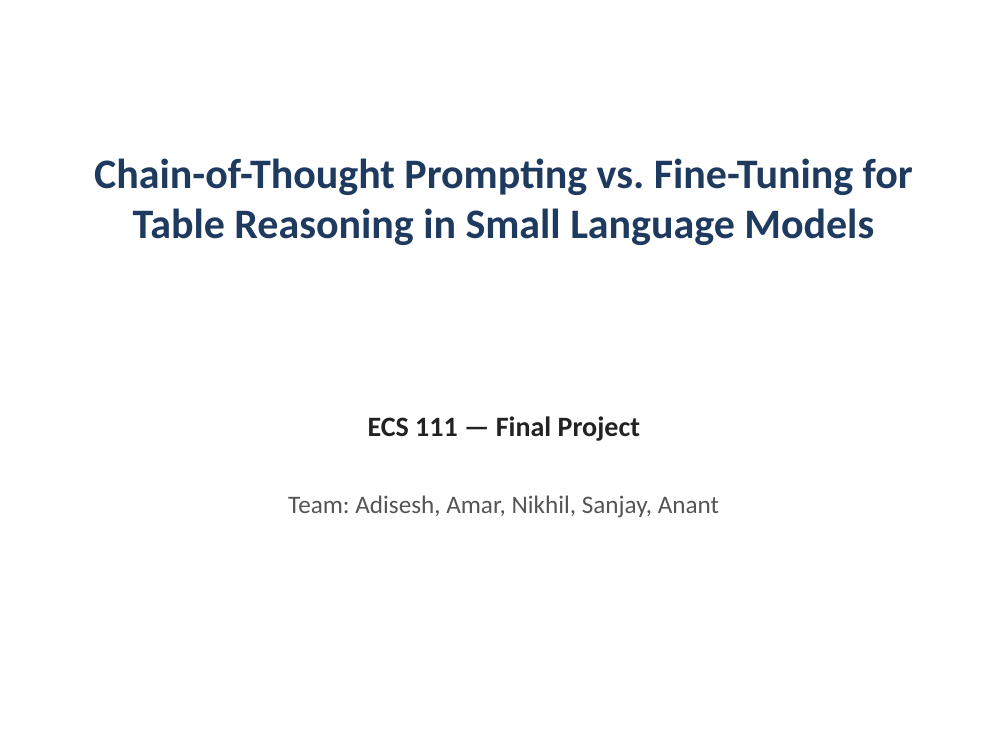
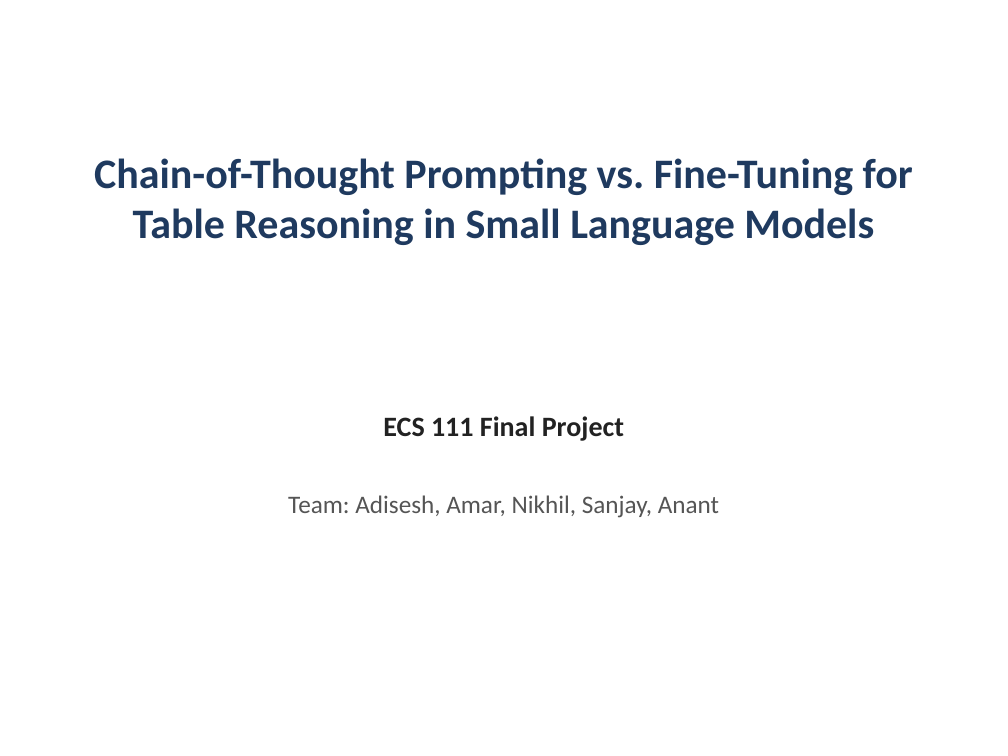
Before and after one commit to adiseshvsanklapur/ECS111FinalProject, a slide deck: slide 1 of slides/ECS111_slides.pptx. Drawn at 1008x756 pixels with LibreOffice and Linux fonts; fonts in the diff are those of the drawing. Boxes give left, top, right and bottom in pixels: in the first picture for what was removed or moved away, otherwise in the second. Text is boxed around its words. In the diff, an @@ line names an element or a change of style, - is before the commit and + after.

Commit message:
docs: de-slop results guide and slide/notebook generators, regenerate artifacts
Remove em/en dashes and buzzwords from results/README, the slide text, and the
notebook generators, then regenerate the deck and notebooks so the rendered
output matches. No tokens, numbers, or logic changed.

```diff
--- a/slides/ECS111_slides.pptx
+++ b/slides/ECS111_slides.pptx
@@ text at [383,416,624,441]: text changed @@
-ECS 111 — Final Project
+ECS 111 Final Project
```
Also in this commit, not shown: 4 other slides changed, 10 other files.
